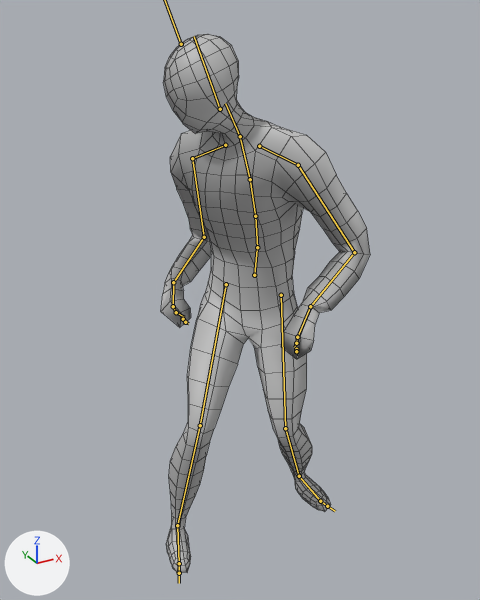
Renders of the FBX model project/Assets/Prefabs/Looking.fbx from each side of a commit.
Camera for both pictures: a 50 mm camera at (-0.925, -2.093, 1.735) aimed at (0.021, -0.371, 0.874). Arrows for +X, +Y and +Z are at lower left; the lights stay in place. Both versions are drawn at frame 78 of the action 'Take 001'; the numbers are the values there. The bones that bend it are drawn over the model as lines. Mesh edges are drawn as thin lines.

In view in the first picture: 'Char_NpcModel_lowMesh'.
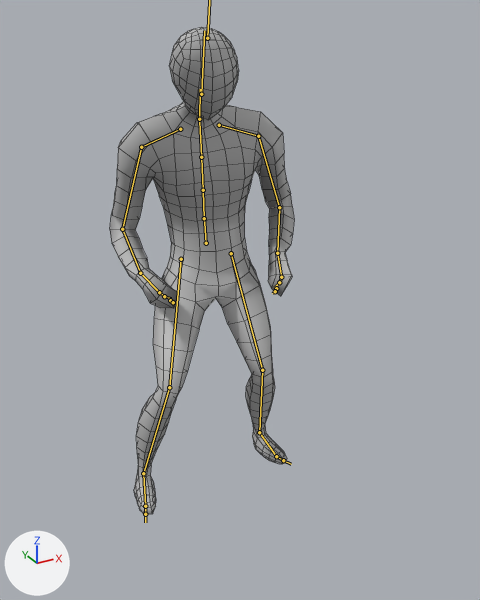
Changed parts and their boxes [x1, y1, x2, y2] in the pictures (480 x 600 px):
'Char_NpcModel_lowMesh', posed (12% narrower, 10% shorter): before [161, 34, 370, 573]; after [110, 27, 294, 514]
bone 'mixamorig:Hips', root to tip: before (254, 275) to (257, 244); after (206, 243) to (204, 215)
bone 'mixamorig:Spine', root to tip: before (257, 247) to (255, 216); after (204, 218) to (203, 190)
bone 'mixamorig:Spine1', root to tip: before (255, 216) to (250, 179); after (203, 190) to (201, 157)
bone 'mixamorig:Spine2', root to tip: before (250, 179) to (240, 139); after (201, 157) to (199, 121)
bone 'mixamorig:Neck', root to tip: before (240, 136) to (225, 103); after (199, 119) to (200, 89)
bone 'mixamorig:Head', root to tip: before (220, 109) to (194, 36); after (201, 94) to (204, 30)
bone 'mixamorig:LeftArm', root to tip: before (298, 165) to (354, 252); after (258, 136) to (279, 207)
bone 'mixamorig:LeftForeArm', root to tip: before (354, 252) to (310, 306); after (279, 207) to (277, 253)
bone 'mixamorig:RightArm', root to tip: before (192, 158) to (204, 237); after (141, 147) to (122, 229)
bone 'mixamorig:RightForeArm', root to tip: before (204, 237) to (173, 282); after (122, 229) to (140, 273)
bone 'mixamorig:RightHand', root to tip: before (173, 282) to (173, 306); after (140, 273) to (159, 292)
bone 'mixamorig:LeftUpLeg', root to tip: before (281, 295) to (285, 428); after (231, 253) to (262, 370)
bone 'mixamorig:LeftLeg', root to tip: before (285, 428) to (299, 476); after (262, 370) to (259, 432)
bone 'mixamorig:LeftFoot', root to tip: before (299, 476) to (320, 501); after (259, 432) to (276, 456)
bone 'mixamorig:RightUpLeg', root to tip: before (226, 284) to (200, 425); after (181, 259) to (169, 387)
bone 'mixamorig:RightLeg', root to tip: before (200, 425) to (177, 525); after (169, 387) to (143, 473)
bone 'mixamorig:RightFoot', root to tip: before (177, 525) to (179, 563); after (143, 473) to (145, 506)

The edits, one by one:
Bone 'mixamorig:Hips' (bone_mixamorig_hips) moves from (3.0, -7.1, 44.8) to (3.0, -6.9, 11.2).
Bone 'mixamorig:Hips' (bone_mixamorig_hips) turns from (-5, -49, -4) to (-8, -11, 0) degrees about its own x, y and z.
Bone 'mixamorig:Spine' (bone_mixamorig_spine) turns from (14, -13, 2) to (13, -3, 1) degrees about its own x, y and z.
Bone 'mixamorig:Spine1' (bone_mixamorig_spine1) turns from (5, -3, 2) to (5, -1, 1) degrees about its own x, y and z.
Bone 'mixamorig:Spine2' (bone_mixamorig_spine2) turns from (5, -3, 2) to (5, -1, 1) degrees about its own x, y and z.
Bone 'mixamorig:Neck' (bone_mixamorig_neck) turns from (11, -9, -2) to (12, 0, -1) degrees about its own x, y and z.
Bone 'mixamorig:Head' (bone_mixamorig_head) turns from (-25, -53, 35) to (-5, 0, -3) degrees about its own x, y and z.
Bone 'mixamorig:LeftArm' (bone_mixamorig_leftarm) turns from (9, 17, -5) to (14, 17, 0) degrees about its own x, y and z.
Bone 'mixamorig:LeftForeArm' (bone_mixamorig_leftforearm) turns from (-1, 5, 67) to (-1, 4, 63) degrees about its own x, y and z.
Bone 'mixamorig:RightArm' (bone_mixamorig_rightarm) turns from (20, 1, 6) to (14, -7, 0) degrees about its own x, y and z.
Bone 'mixamorig:RightForeArm' (bone_mixamorig_rightforearm) turns from (1, -3, -65) to (0, -3, -61) degrees about its own x, y and z.
Bone 'mixamorig:RightHand' (bone_mixamorig_righthand) turns from (27, -36, -4) to (23, -33, -4) degrees about its own x, y and z.
Bone 'mixamorig:LeftUpLeg' (bone_mixamorig_leftupleg) turns from (1, -10, 5) to (9, -8, 7) degrees about its own x, y and z.
Bone 'mixamorig:LeftLeg' (bone_mixamorig_leftleg) turns from (-41, -7, 5) to (-38, -5, 7) degrees about its own x, y and z.
Bone 'mixamorig:LeftFoot' (bone_mixamorig_leftfoot) turns from (13, -20, 28) to (16, -12, -3) degrees about its own x, y and z.
Bone 'mixamorig:RightUpLeg' (bone_mixamorig_rightupleg) turns from (23, 1, 5) to (16, 11, -6) degrees about its own x, y and z.
Bone 'mixamorig:RightLeg' (bone_mixamorig_rightleg) turns from (-31, -11, -7) to (-36, -9, 0) degrees about its own x, y and z.
Bone 'mixamorig:RightFoot' (bone_mixamorig_rightfoot) turns from (2, -14, 25) to (12, 2, 9) degrees about its own x, y and z.
